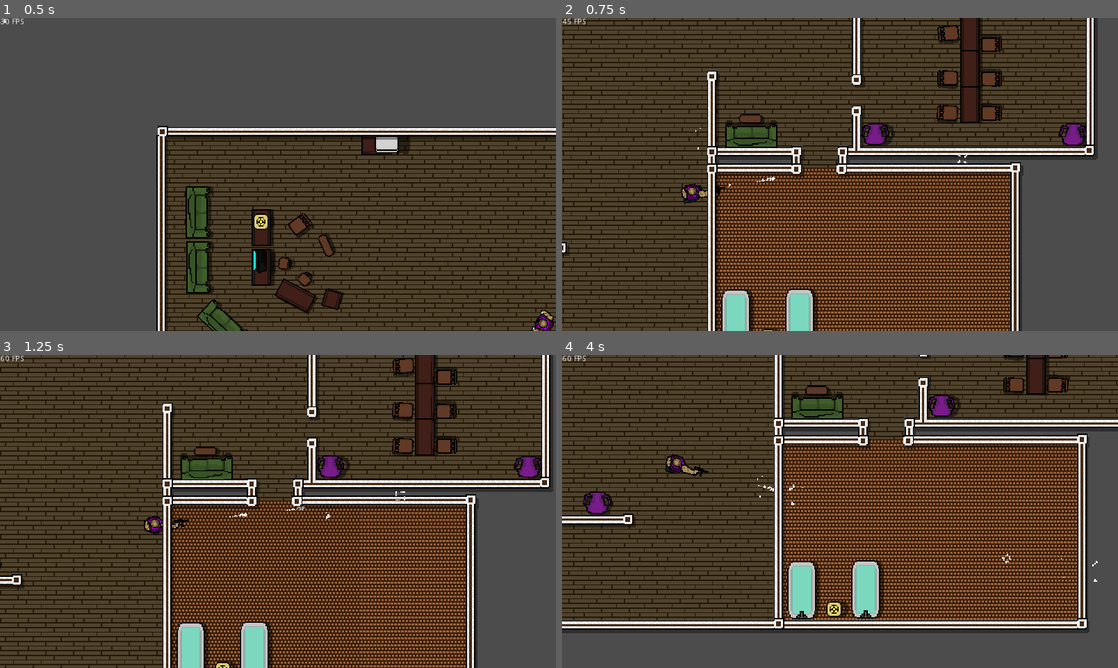
Above: before the commit, frames 1-4 (two rows, left to right).
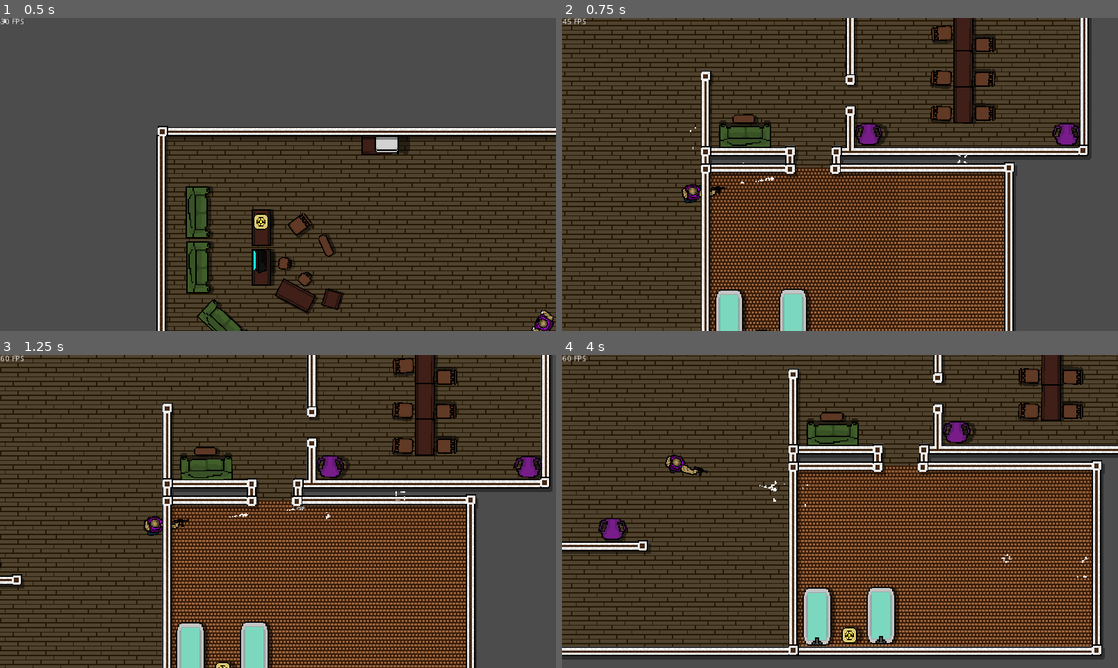
Above: after the commit, the same moments.

Repository: Martovvi/Zombie-Hunter
Game: Godot game, scene res://Game.tscn
Two runs of this game, one before a commit and one after it. Both use one fixed random seed, a clock stepped at 60 frames per second and the inputs below.
Inputs (mouse positions are in pixels of both pictures, inside the frame that each line leads up to):
- Up to frame 1 (0.5 s): no input
- Up to frame 2 (0.75 s): move the mouse to (962, 158) at 0.52 s; press the mouse at (962, 158) at 0.53 s; hold Right (ui_right) from 0.53 s (still down)
- Up to frame 3 (1.25 s): keep holding Right (ui_right)
- Up to frame 4 (4 s): move the mouse to (728, 527) at 1.27 s; release Right (ui_right) at 1.28 s; release the mouse at (728, 527) at 1.28 s; hold Down (ui_down) 1.28-2.03 s; click (728, 527) at 1.35 s; move the mouse to (895, 442) at 2.02 s; press the mouse at (895, 442) at 2.03 s; hold Right (ui_right) 2.03-2.78 s; move the mouse to (812, 574) at 2.77 s; release the mouse at (812, 574) at 2.78 s; hold Up (ui_up) 2.78-3.53 s; click (812, 574) at 2.85 s; move the mouse to (1006, 558) at 3.52 s; press the mouse at (1006, 558) at 3.53 s; hold Left (ui_left) from 3.53 s (still down)

Frame 1 is identical in both runs. In frame 2, 19% of the frame differs, in the area x 0-97%, y 0-100%; in frame 3, 6.9%; in frame 4, 67%, in the area x 0-100%, y 0-98%.

Commit message:
Renamed and reimported some resources

Diff:
--- a/project.godot
+++ b/project.godot
@@ -12,7 +12,7 @@
 "base": "KinematicBody2D",
 "class": "Player",
 "language": "GDScript",
-"path": "res://scripts/movement.gd"
+"path": "res://scripts/player.gd"
 } ]
 _global_script_class_icons={
 "Player": ""
--- a/scenes/Player.tscn
+++ b/scenes/Player.tscn
@@ -3,7 +3,7 @@
 [ext_resource path="res://assets/sprites/sprite_playersheet.png" type="Texture" id=1]
 [ext_resource path="res://scenes/camera.tscn" type="PackedScene" id=2]
 [ext_resource path="res://assets/sprites/sprite_playersheet2.png" type="Texture" id=3]
-[ext_resource path="res://scripts/movement.gd" type="Script" id=4]
+[ext_resource path="res://scripts/player.gd" type="Script" id=4]
 [ext_resource path="res://assets/sprites/sprite_tec9shootingsheet.png" type="Texture" id=5]
 [ext_resource path="res://assets/sounds/tec9shot.mp3" type="AudioStream" id=6]
 
@@ -52,7 +52,7 @@
 "frames": [ SubResource( 1 ), SubResource( 2 ), SubResource( 3 ), SubResource( 4 ), SubResource( 1 ), SubResource( 5 ), SubResource( 6 ), SubResource( 7 ) ],
 "loop": true,
 "name": "default",
-"speed": 12.0
+"speed": 14.0
 }, {
 "frames": [ SubResource( 8 ) ],
 "loop": true,
@@ -90,7 +90,7 @@
 "frames": [ SubResource( 12 ), SubResource( 13 ), SubResource( 14 ), SubResource( 13 ), SubResource( 12 ), SubResource( 15 ), SubResource( 16 ), SubResource( 15 ) ],
 "loop": true,
 "name": "default",
-"speed": 12.0
+"speed": 14.0
 }, {
 "frames": [ SubResource( 12 ) ],
 "loop": true,
--- a/scripts/movement.gd
+++ b/scripts/player.gd
@@ -5,7 +5,7 @@
 # Player rotation is based on the position of the cursor.
 
 # Declarations.
-const MOVE_SPEED = 165.0
+const MOVE_SPEED = 195.0
 
 var velocity = Vector2.ZERO
 
Not shown, changed: icon.png.import
